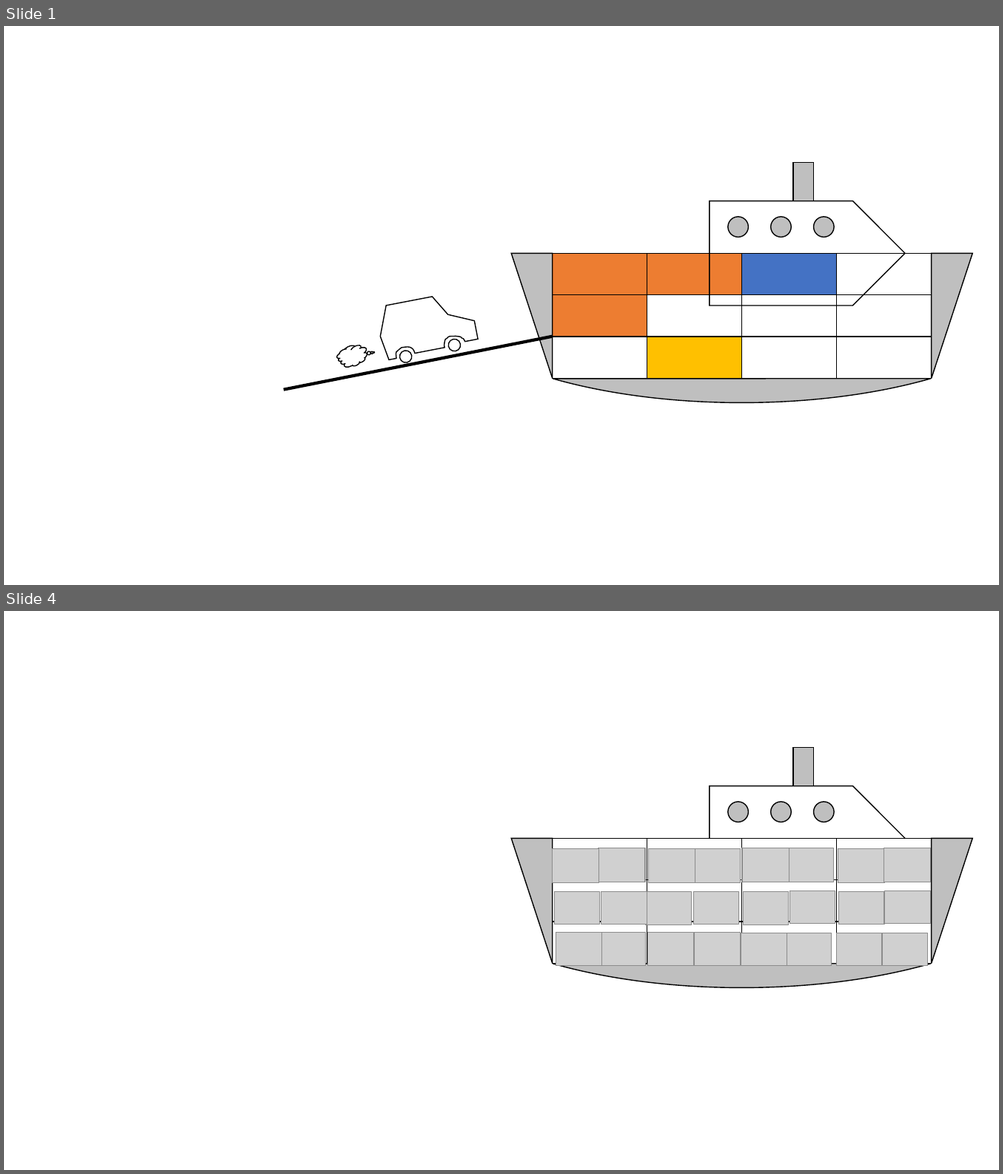
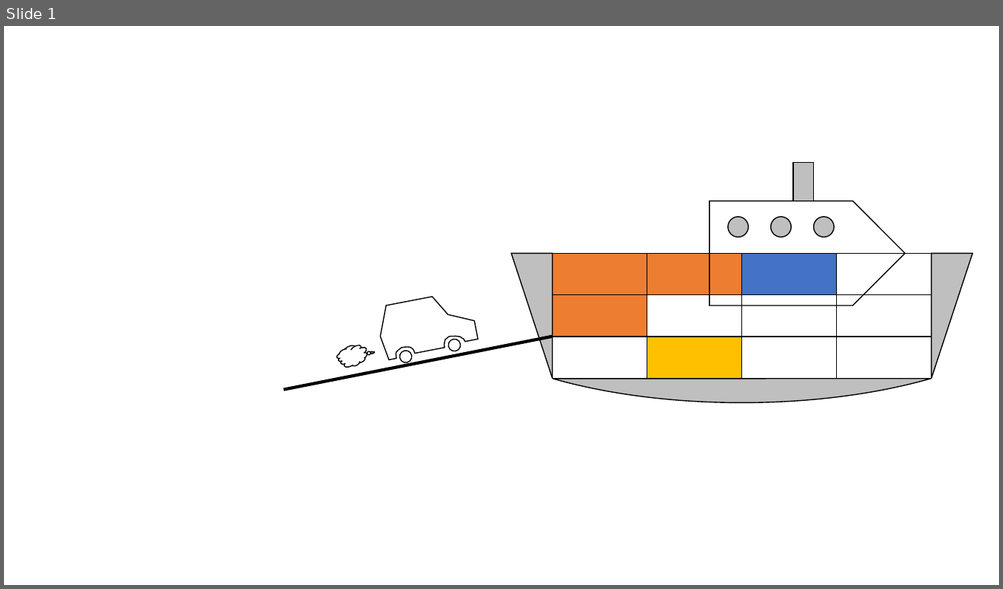
Before and after one commit to r-kurosu/kline_new, a slide deck: きよし＿船.pptx. Shown one above the other, each under a label of ours: slides 1 and 4 before the commit, slide 1 after it; the slides between them are not shown. The pictures are 1003x1174 and 1003x589 pixels, drawn with LibreOffice and Linux fonts; fonts in the diff are those of the drawing; grey boxes stand for pictures. Boxes give left, top, right and bottom in pixels: in the first picture for what was removed or moved away, otherwise in the second. Text is boxed around its words. In the diff, an @@ line names an element or a change of style, - is before the commit and + after.

```diff
--- a/きよし＿船.pptx
+++ b/きよし＿船.pptx
@@ slide 4 removed at bbox=[4, 611, 999, 1170], background #FFFFFF @@
@@ chord (boxed as its full ellipse) removed at bbox=[428, 749, 999, 988] @@
@@ rectangle removed at bbox=[794, 748, 814, 786] @@
@@ pentagon arrow removed at bbox=[709, 786, 905, 891] @@
@@ ellipse removed at bbox=[728, 802, 748, 822] @@
@@ ellipse removed at bbox=[770, 802, 791, 822] @@
@@ ellipse removed at bbox=[814, 802, 834, 822] @@
@@ right triangle removed at bbox=[512, 839, 552, 964] @@
@@ table removed at bbox=[552, 839, 931, 964], 3 rows, 4 columns @@
- |  |  | 
- |  |  | 
- |  |  | 
@@ picture removed at bbox=[552, 849, 600, 883] @@
@@ picture removed at bbox=[598, 849, 645, 883] @@
@@ picture removed at bbox=[649, 849, 696, 883] @@
@@ picture removed at bbox=[694, 849, 740, 883] @@
@@ picture removed at bbox=[742, 849, 789, 883] @@
@@ picture removed at bbox=[787, 849, 834, 883] @@
@@ picture removed at bbox=[837, 849, 885, 883] @@
@@ picture removed at bbox=[884, 849, 930, 883] @@
@@ right triangle removed at bbox=[931, 839, 973, 964] @@
@@ picture removed at bbox=[554, 892, 600, 925] @@
@@ picture removed at bbox=[602, 892, 647, 925] @@
@@ picture removed at bbox=[646, 892, 691, 925] @@
@@ picture removed at bbox=[694, 891, 739, 924] @@
@@ picture removed at bbox=[743, 892, 788, 925] @@
@@ picture removed at bbox=[790, 891, 835, 923] @@
@@ picture removed at bbox=[839, 892, 885, 925] @@
@@ picture removed at bbox=[885, 891, 930, 923] @@
@@ picture removed at bbox=[556, 934, 602, 966] @@
@@ picture removed at bbox=[600, 934, 646, 966] @@
@@ picture removed at bbox=[648, 934, 694, 966] @@
@@ picture removed at bbox=[694, 934, 740, 966] @@
@@ picture removed at bbox=[741, 934, 787, 966] @@
@@ picture removed at bbox=[786, 934, 831, 966] @@
@@ picture removed at bbox=[836, 934, 882, 966] @@
@@ picture removed at bbox=[882, 934, 928, 966] @@
```
Also in this commit, not shown: 1 slide changed, 3 slides added, 1 other slide removed, 3 other files.
